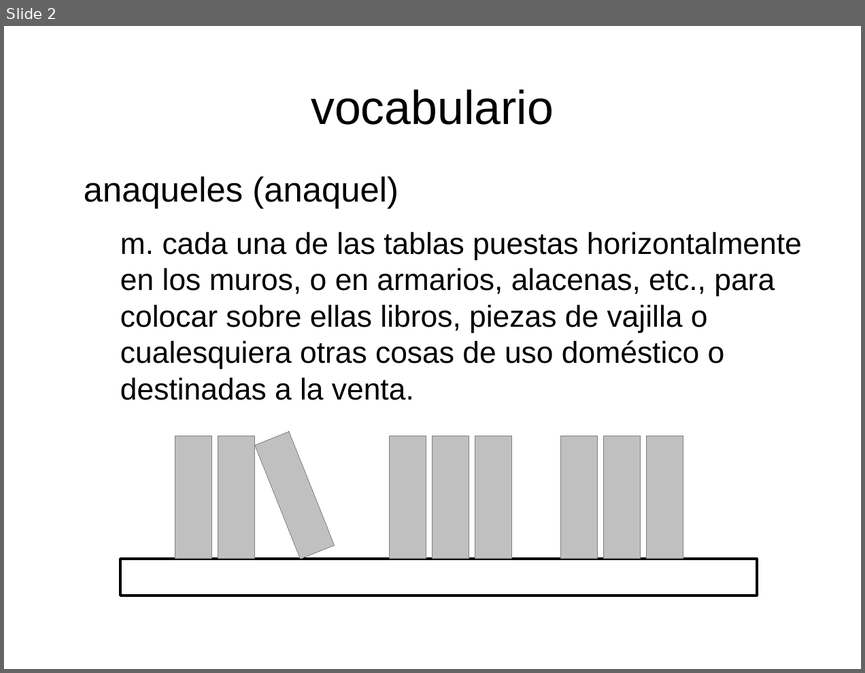
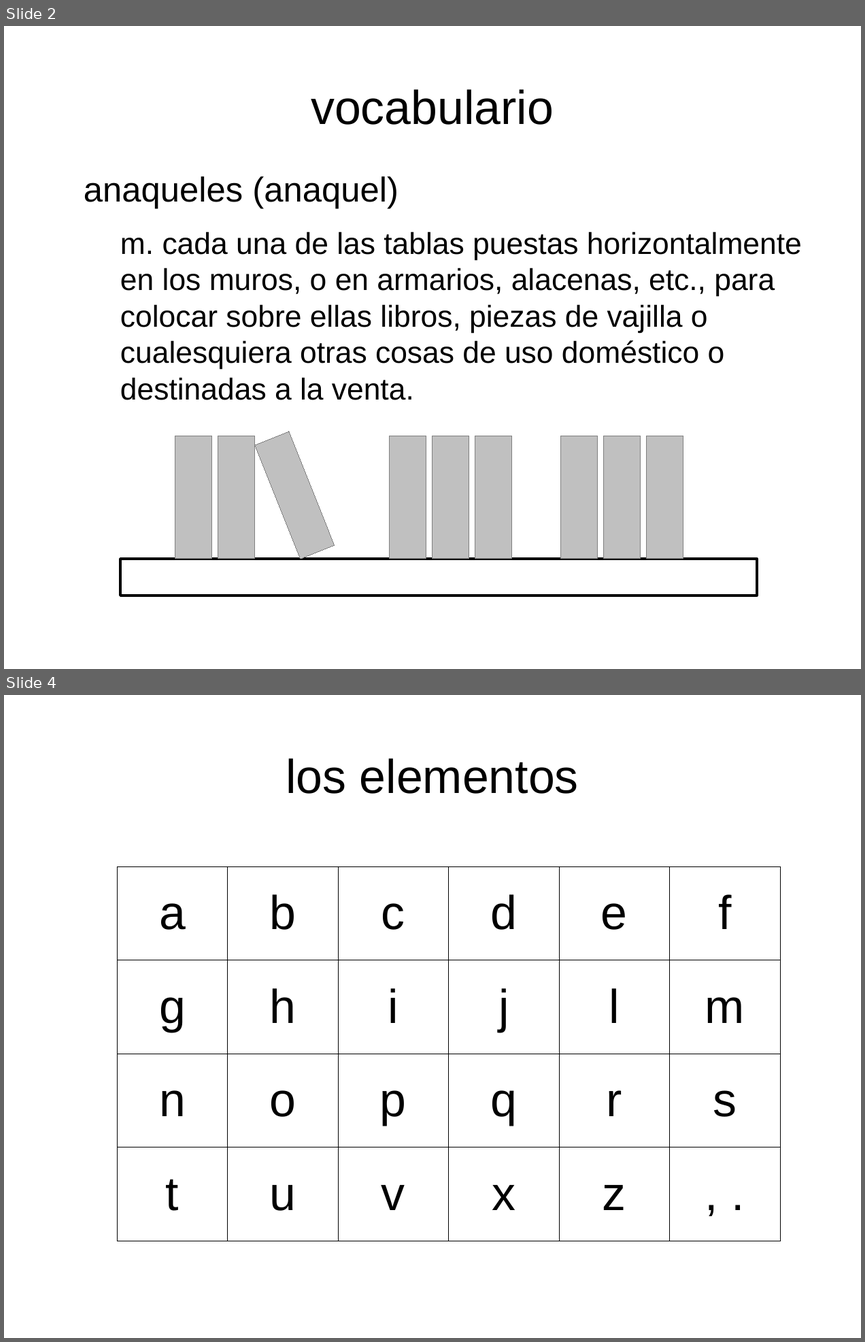
Before and after one commit to ocarneiro/biblioteca-babel, a slide deck: biblioteca-babel.odp. Shown one above the other, each under a label of ours: slide 2 before the commit, slides 2 and 4 after it; the slides between them are not shown. The pictures are 865x673 and 865x1342 pixels, drawn with LibreOffice and Linux fonts; fonts in the diff are those of the drawing. Boxes give left, top, right and bottom in pixels: in the first picture for what was removed or moved away, otherwise in the second. Text is boxed around its words. In the diff, an @@ line names an element or a change of style, - is before the commit and + after.

```diff
--- a/biblioteca-babel.odp
+++ b/biblioteca-babel.odp
@@ slide 4 added at (x1=4, y1=695, x2=861, y2=1338), background #FFFFFF @@
@@ title added at (x1=286, y1=758, x2=579, y2=794), 44 pt, text #000000 @@
+los elementos
@@ table added at (x1=118, y1=866, x2=781, y2=1240), 4 rows, 6 columns @@
+a | b | c | d | e | f
+g | h | i | j | l | m
+n | o | p | q | r | s
+t | u | v | x | z | , .
```
Also in this commit, not shown: 2 slides changed, 3 other slides added, 1 slide removed, 13 other files.
